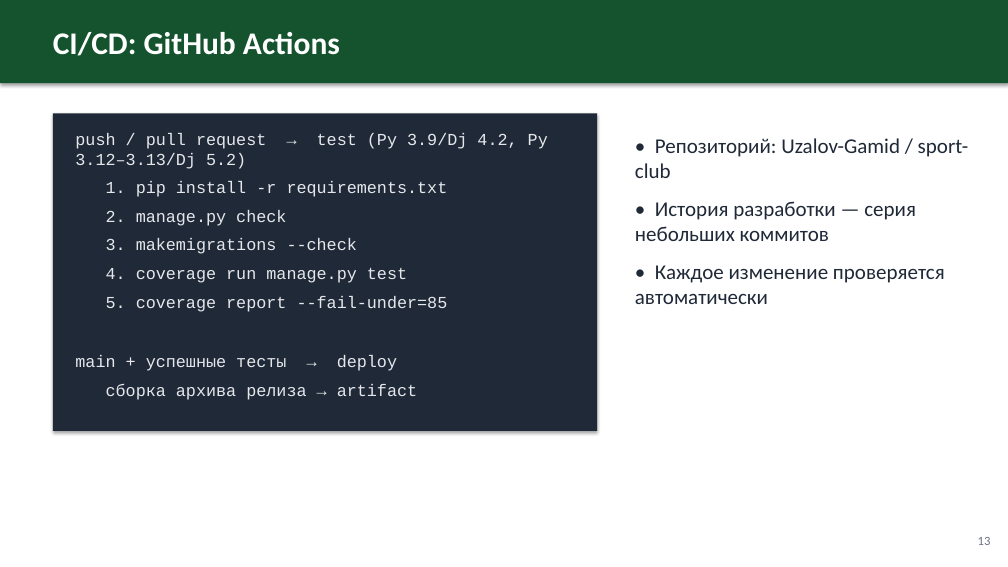
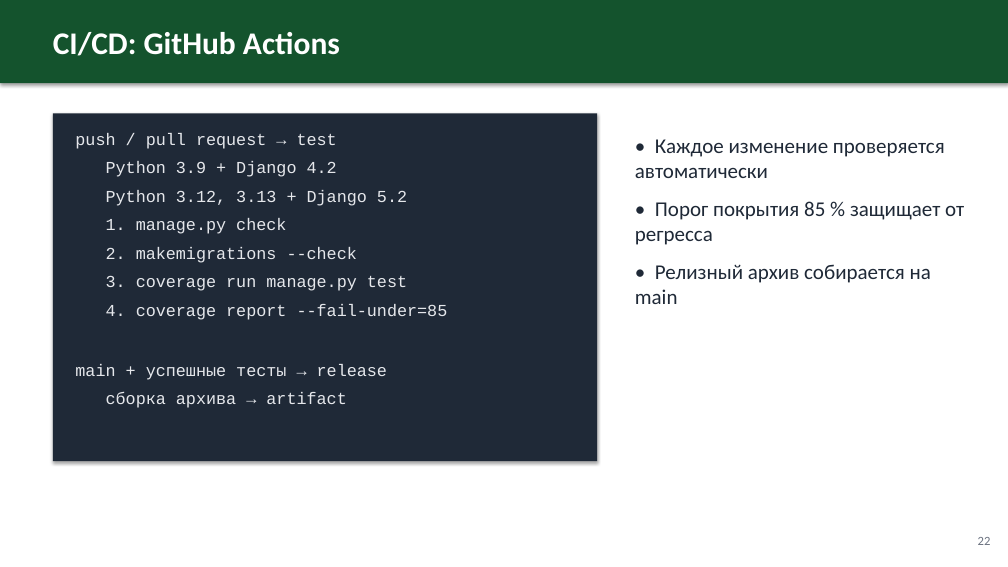
Before and after one commit to Uzalov-Gamid/sport-club, a slide deck: slide 22 of docs/Презентация_Спортивный_клуб.pptx (slide 13 before the commit). Drawn at 1008x567 pixels with LibreOffice and Linux fonts; fonts in the diff are those of the drawing. Boxes give left, top, right and bottom in pixels: in the first picture for what was removed or moved away, otherwise in the second. Text is boxed around its words. In the diff, an @@ line names an element or a change of style, - is before the commit and + after.

Commit message:
docs: полная презентация (24 слайда: проблема, стек, архитектура, БД, функционал, тесты, CI/CD)

```diff
--- a/docs/Презентация_Спортивный_клуб.pptx
+++ b/docs/Презентация_Спортивный_клуб.pptx
@@ rectangle: place and size @@
-rectangle at [53,113,597,431]
+rectangle at [53,113,597,461]
@@ text at [75,133,448,408]: text changed @@
-push / pull request → test (Py 3.9/Dj 4.2, Py 3.12–3.13/Dj 5.2)
-1. pip install -r requirements.txt
-2. manage.py check
-3. makemigrations --check
-4. coverage run manage.py test
-5. coverage report --fail-under=85
-main + успешные тесты → deploy
-сборка архива релиза → artifact
+push / pull request → test
+Python 3.9 + Django 4.2
+Python 3.12, 3.13 + Django 5.2
+1. manage.py check
+2. makemigrations --check
+3. coverage run manage.py test
+4. coverage report --fail-under=85
+main + успешные тесты → release
+сборка архива → artifact
@@ text at [635,138,969,241]: paragraphs removed @@
-• Репозиторий: Uzalov-Gamid / sport-club
-• История разработки — серия небольших коммитов
@@ text at [635,201,964,304]: paragraphs added @@
+• Порог покрытия 85 % защищает от регресса
+• Релизный архив собирается на main
@@ text at [978,537,991,545]: text changed @@
-13
+22
```
Also in this commit, not shown: 8 other slides changed, 17 slides added, 5 slides removed.
